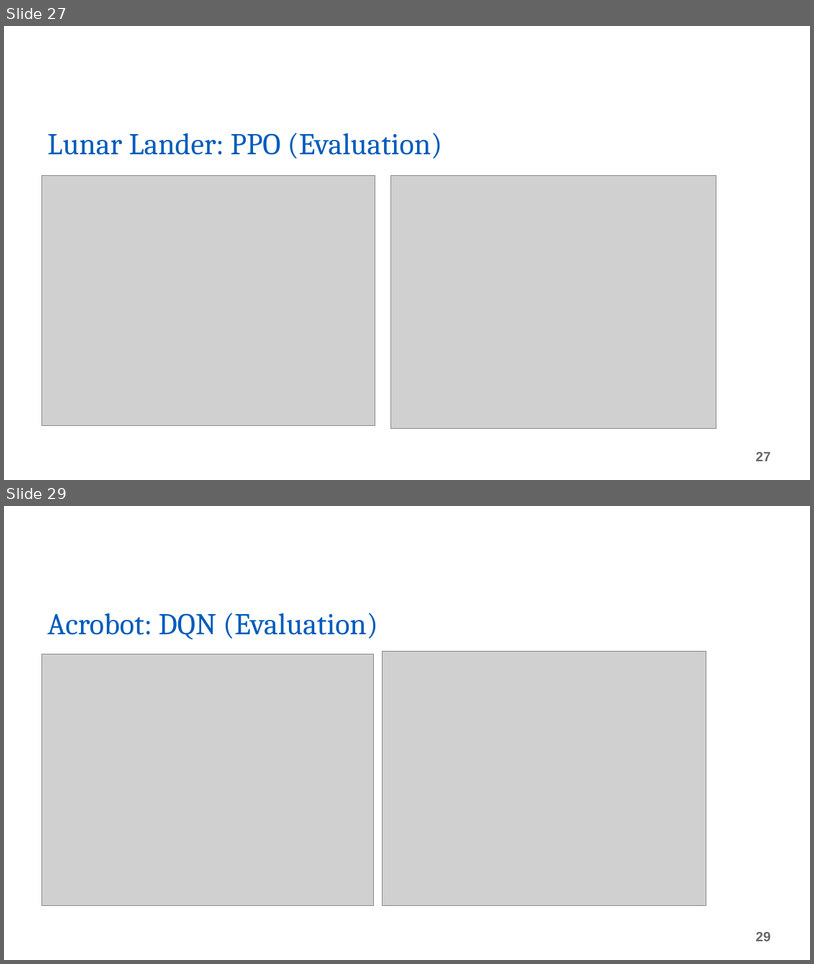
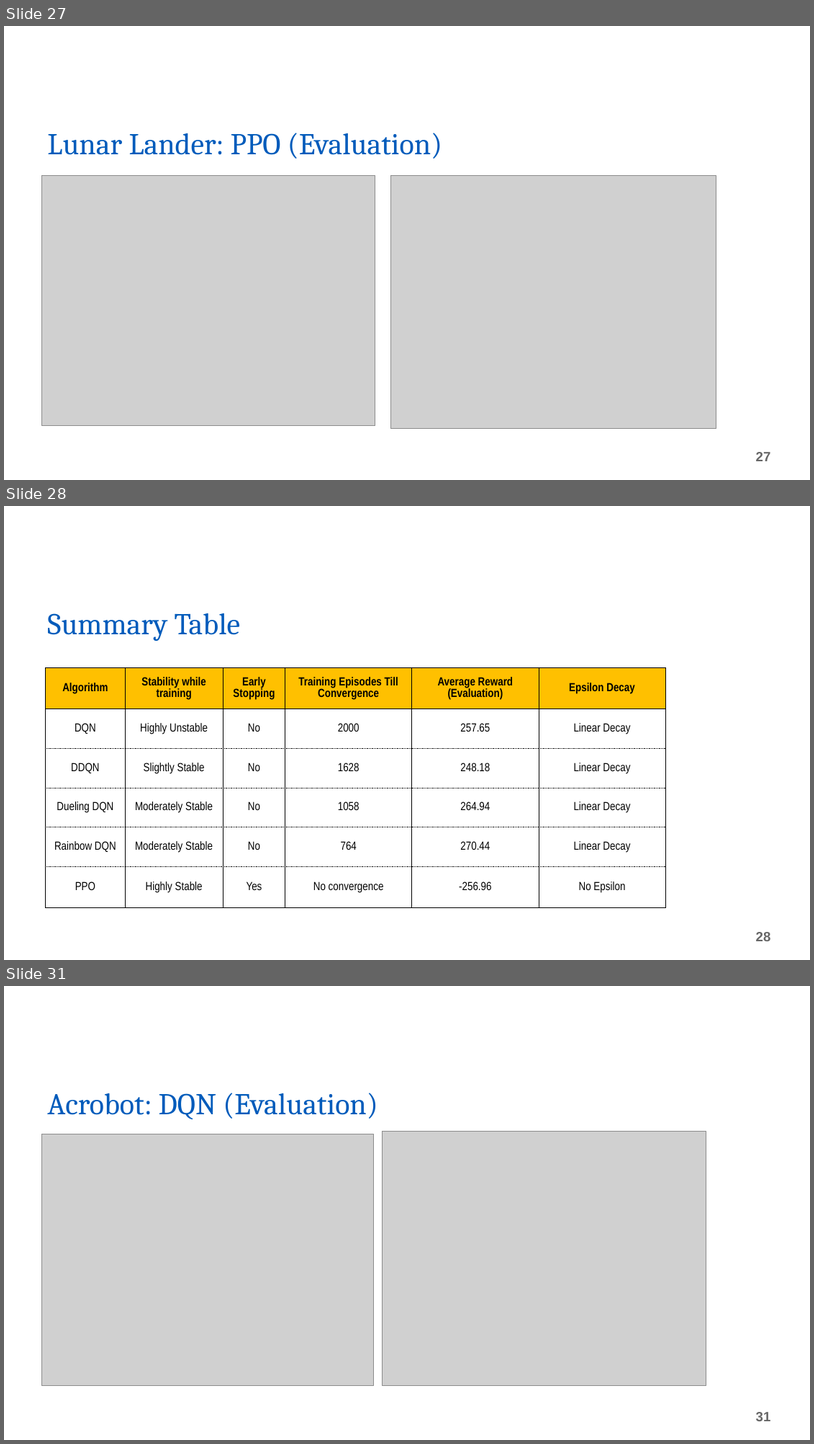
Before and after one commit to vivek-viswam-rv/rl-experiments, a slide deck: Final Project Presentation.pptx. Shown one above the other, each under a label of ours: slides 27 and 29 before the commit, slides 27, 28 and 31 after it; the slides between them are not shown. The pictures are 814x964 and 814x1444 pixels, drawn with LibreOffice and Linux fonts; fonts in the diff are those of the drawing; grey boxes stand for pictures; background and template pictures are left out. Boxes give left, top, right and bottom in pixels: in the first picture for what was removed or moved away, otherwise in the second. Text is boxed around its words. In the diff, an @@ line names an element or a change of style, - is before the commit and + after.

```diff
--- a/Final Project Presentation.pptx
+++ b/Final Project Presentation.pptx
@@ slide 28 added at box(4, 506, 810, 960), background picture (left out) @@
@@ title added at box(47, 613, 241, 641), 36 pt, text #005BBB @@
+Summary Table
@@ table added at box(46, 667, 666, 907), 6 rows, 6 columns @@
+Algorithm | Stability while training | Early Stopping | Training Episodes Till Convergence | Average Reward / (Evaluation) | Epsilon Decay
+DQN | Highly Unstable | No | 2000 | 257.65 | Linear Decay
+DDQN | Slightly Stable | No | 1628 | 248.18 | Linear Decay
+Dueling DQN | Moderately Stable | No | 1058 | 264.94 | Linear Decay
+Rainbow DQN | Moderately Stable | No | 764 | 270.44 | Linear Decay
+PPO | Highly Stable | Yes | No convergence | -256.96 | No Epsilon
@@ page number added at box(756, 932, 772, 941), 16 pt, text #666666, bold @@
+28
@@ what was slide 29 is now slide 31 @@
@@ page number at box(756, 1412, 772, 1421): text changed @@
-29
+31
```
Also in this commit, not shown: 4 slides changed, 5 other slides added, 2 slides removed.
